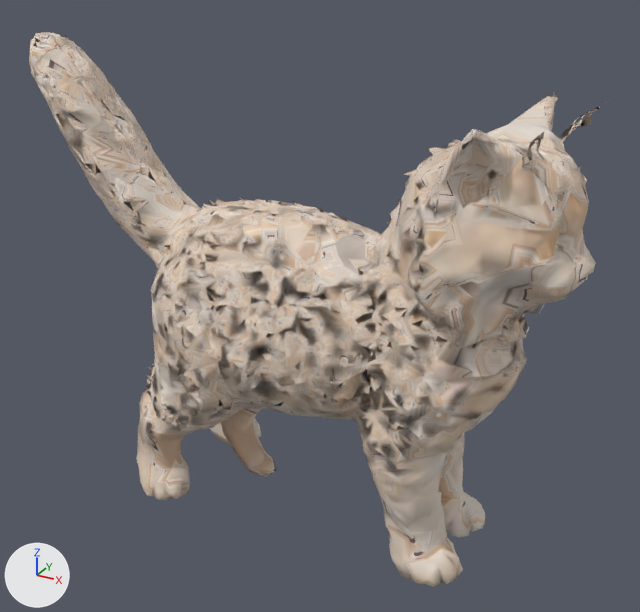
The glTF model assets/models/cats/PRINCEKIT-lo.glb: old version first, new version second.
The view is the same before and after, from a camera (50 mm lens) standing at (0.854, -1.439, 1.206) and looking at (0.054, 0.017, 0.478). Arrows for +X, +Y and +Z are at lower left; the lights stay in place. The older version comes first.
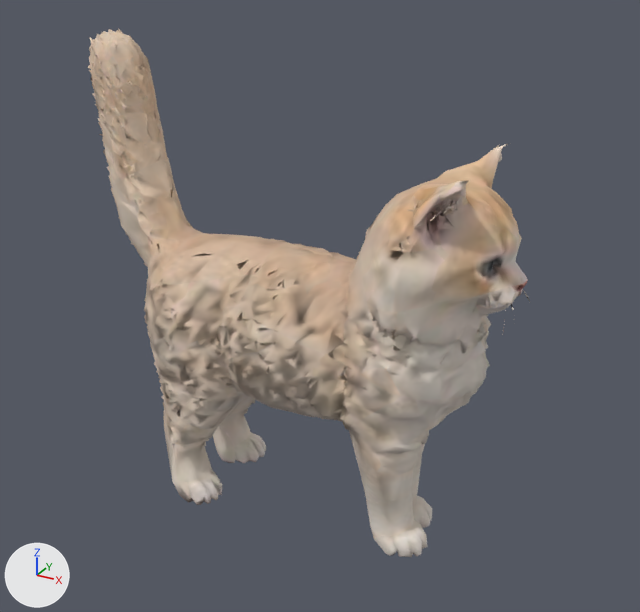
ob_fit is not drawn itself; it is the parent of ob_tripo_node_c2dc3932_608c_4f9a_9d8b_54d1a516247c.

The change, as JSON lines over the scene's bpy script:
```json
{"op": "add", "block": "mat_tripo_material_a77029b4_e4a6_4bb7_bd3d_8793613209bc", "code": ["mat_tripo_material_a77029b4_e4a6_4bb7_bd3d_8793613209bc = bpy.data.materials.new('tripo_material_a77029b4-e4a6-4bb7-bd3d-8793613209bc')", "# uses the picture img_image_0"]}
{"block": "me_mesh_0", "where": "# used by ob_mesh_0; parent = ob_tripo_node_c2dc3932_608c_4f9a_9d8b_54d1a516247c; location = (-0.485, 0.187, -0.412); scale = (0.0000595, 0.0000595, 0.0000595)"}
{"op": "remove", "block": "me_mesh_0", "code": "me_mesh_0.from_pydata(...)  # 5286 vertices, 10754 faces; spans x 0.0..16383.0, y -6311.0..0.0, z 0.0..13782.0"}
{"op": "remove", "block": "me_mesh_0", "code": "me_mesh_0.materials.append(mat_tripo_material_c2dc3932_608c_4f9a_9d8b_54d1a516247c)"}
{"op": "add", "block": "me_mesh_0", "code": "me_mesh_0.from_pydata(...)  # 5606 vertices, 10933 faces; spans x 0.0..15653.0, y -5124.0..0.0, z 0.0..16383.0"}
{"block": "me_mesh_0", "change": "me_mesh_0 part 1: the loose piece of 5277 vertices spanning x 0.0..16383.0, y -6311.0..0.0, z 0.0..13782.0 is rebuilt with 5583 vertices and now spans x 0.0..15653.0, y -5124.0..0.0, z 0.0..16383.0, in mat_tripo_material_a77029b4_e4a6_4bb7_bd3d_8793613209bc"}
{"block": "me_mesh_0", "change": "other edits to the shape of me_mesh_0 do not show in these pictures"}
{"op": "add", "block": "me_mesh_0", "code": "me_mesh_0.materials.append(mat_tripo_material_a77029b4_e4a6_4bb7_bd3d_8793613209bc)"}
{"op": "set", "path": "ob_fit.location", "old": "(0.00522, 0.00355, 0.499)", "new": "(-0.000177, -0.0000274, 0.499)"}
{"op": "set", "path": "ob_fit.rotation_euler", "old": "(0.0, 0.0, -0.115)", "new": "(0.0, 0.0, -0.000901)", "note": "degrees (0, 0, -6.6) -> degrees (0, 0, -0.1)"}
{"op": "set", "path": "ob_fit.scale", "old": "(1.21, 1.21, 1.21)", "new": "(1.02, 1.02, 1.02)"}
{"op": "set", "path": "ob_mesh_0.location", "old": "(-0.485, 0.187, -0.412)", "new": "(-0.467, 0.15, -0.489)"}
{"op": "set", "path": "ob_mesh_0.scale", "old": "(0.0000595, 0.0000595, 0.0000595)", "new": "(0.0000598, 0.0000598, 0.0000598)"}
```

Boxes (x1, y1, x2, y2) around the edits, measured in the pictures (640 x 612 px):
```json
{"object": "Mesh_0", "change": "reshaped, moved, turned, rescaled", "before": [29, 32, 610, 587], "after": [88, 28, 530, 557]}
```
